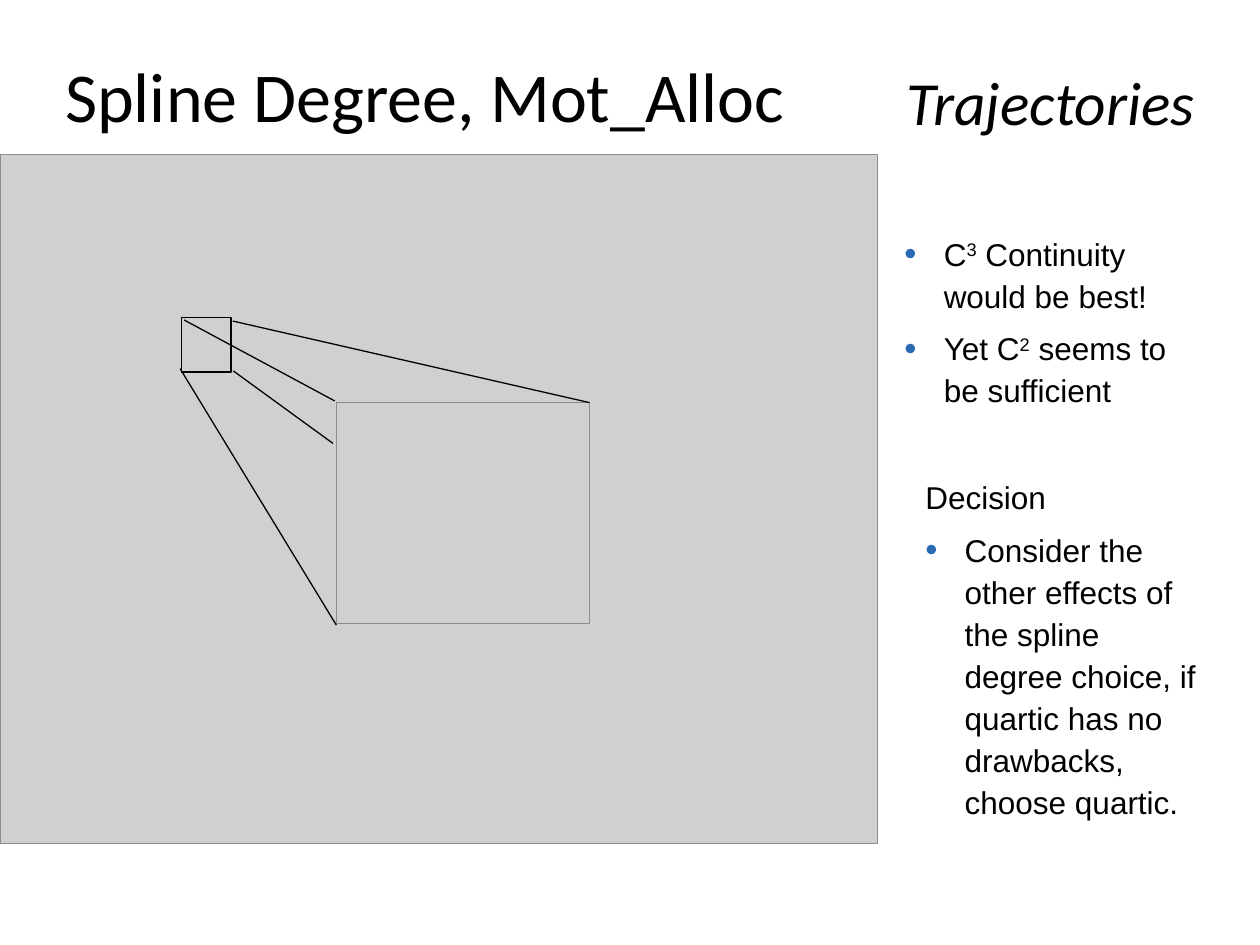
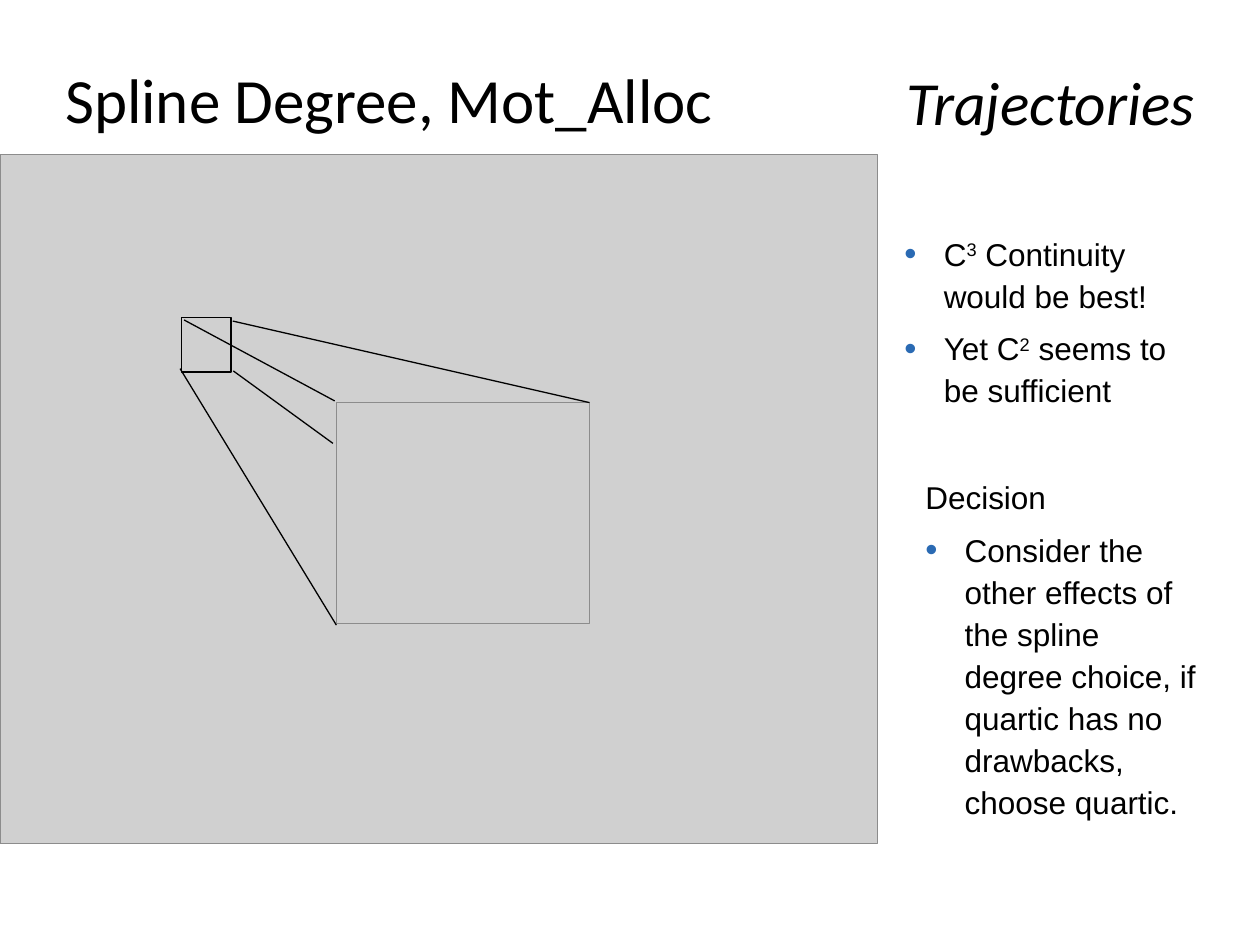
Before and after one commit to skye-HMI/BA-HMI, a slide deck: slide 11 of powerpoint/final_presentation.pptx (slide 9 before the commit). Drawn at 1260x945 pixels with LibreOffice and Linux fonts; fonts in the diff are those of the drawing; grey boxes stand for pictures; background and template pictures are left out. Boxes give left, top, right and bottom in pixels: in the first picture for what was removed or moved away, otherwise in the second. Text is boxed around its words. In the diff, an @@ line names an element or a change of style, - is before the commit and + after.

```diff
--- a/powerpoint/final_presentation.pptx
+++ b/powerpoint/final_presentation.pptx
@@ title "Spline Degree, Mot_Alloc" at box(65, 79, 712, 134): size 40 to 36 pt @@
```
Also in this commit, not shown: 2 other slides changed, 2 slides added.
